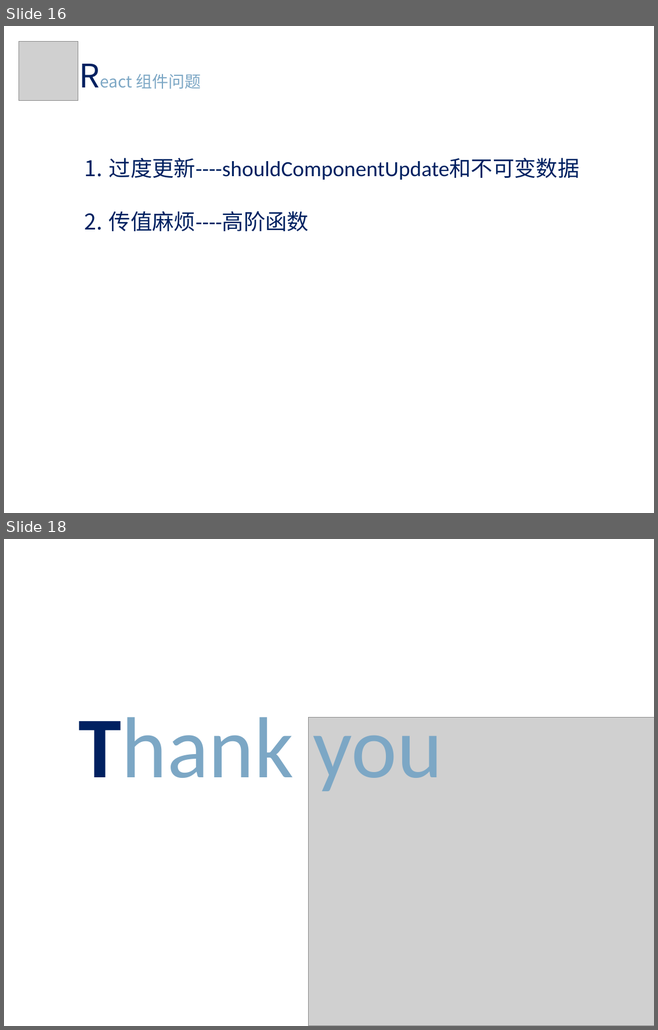
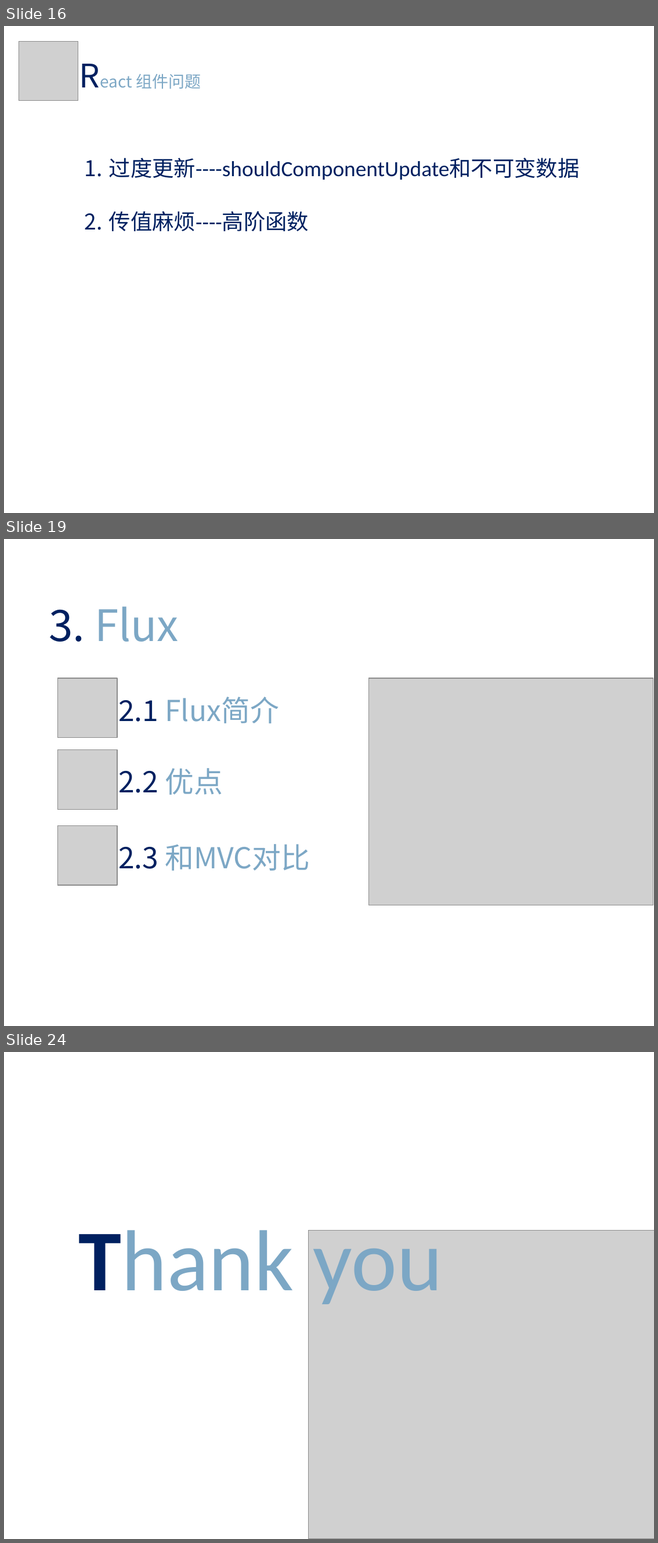
Before and after one commit to m544498510/may-web-app, a slide deck: new_doc/react share.pptx. Shown one above the other, each under a label of ours: slides 16 and 18 before the commit, slides 16, 19 and 24 after it; the slides between them are not shown. The pictures are 658x1030 and 658x1543 pixels, drawn with LibreOffice and Linux fonts; fonts in the diff are those of the drawing; grey boxes stand for pictures. Boxes give left, top, right and bottom in pixels: in the first picture for what was removed or moved away, otherwise in the second. Text is boxed around its words. In the diff, an @@ line names an element or a change of style, - is before the commit and + after.

```diff
--- a/new_doc/react share.pptx
+++ b/new_doc/react share.pptx
@@ slide 19 added at <box>4,539,654,1026</box>, background #FFFFFF @@
@@ text added at <box>49,606,179,642</box>, 48 pt, text #7CA7C5 @@
+3. Flux
@@ picture added at <box>58,678,118,738</box> @@
@@ picture added at <box>368,678,652,906</box> @@
@@ text added at <box>118,697,278,723</box>, 32 pt, text #7CA7C5 @@
+2.1 Flux简介
@@ picture added at <box>58,750,118,810</box> @@
@@ text added at <box>118,768,223,795</box>, 32 pt, text #002060 @@
+2.2 优点
@@ picture added at <box>58,826,118,886</box> @@
@@ text added at <box>118,844,310,871</box>, 32 pt, text #7CA7C5 @@
+2.3 和MVC对比
@@ what was slide 18 is now slide 24 @@
```
Also in this commit, not shown: 9 slides changed, 5 other slides added.
